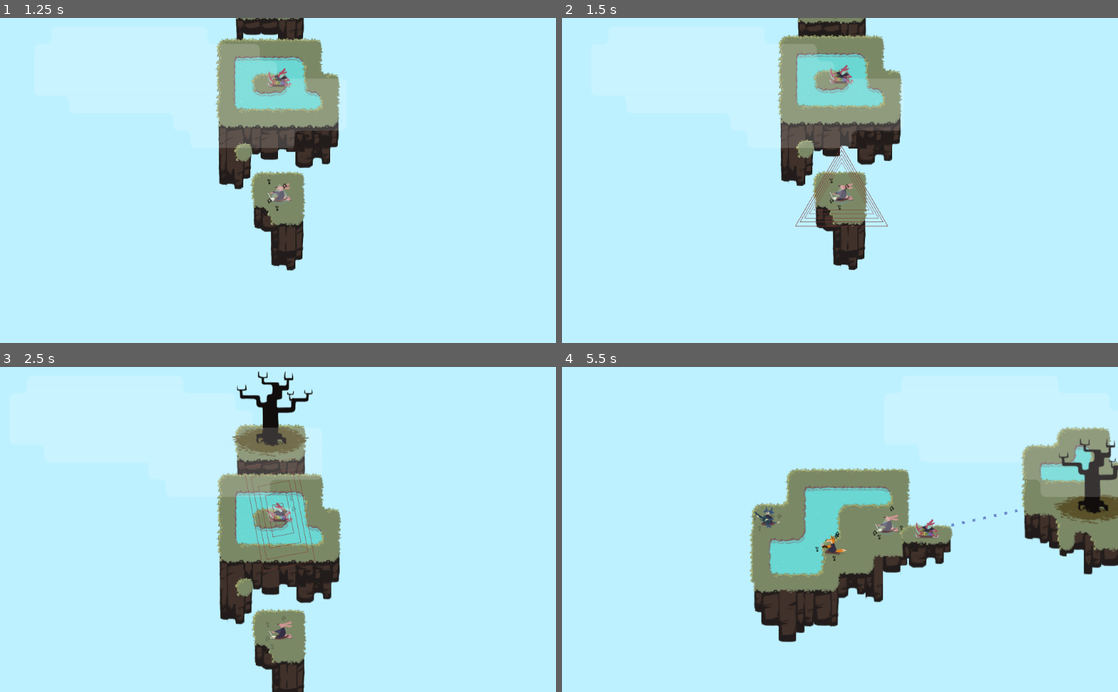
Above: before the commit, frames 1-4 (two rows, left to right).
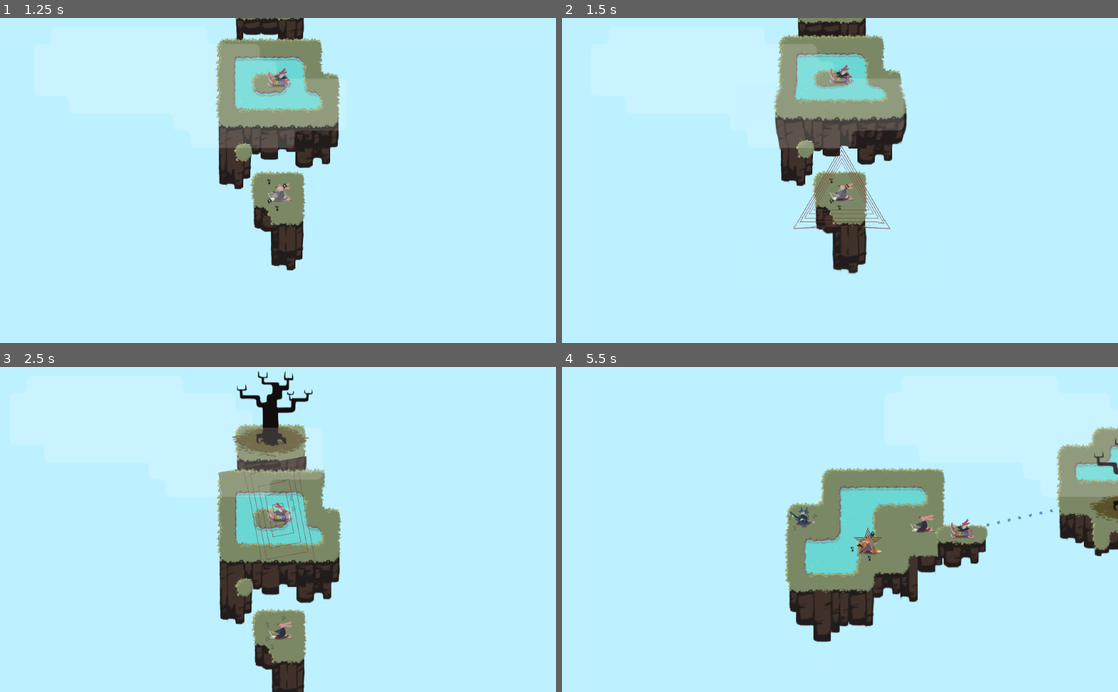
Above: after the commit, the same moments.

Repository: uspgamedev/skyjammers
Game: Godot game, scene res://menus/stage-selector/main.tscn
Same seed, same stepped clock (60 frames per second), same inputs: the game is played once before the commit and once after it. Sound files missing from this copy of the repository are replaced by a short silence.
Inputs:
- Up to frame 1 (1.25 s): click "Baby's Steps" at 0.5 s
- Up to frame 2 (1.5 s): hold Space (action_play) from 1.28 s (still down)
- Up to frame 3 (2.5 s): release Space (action_play) at 2.03 s; tap Space (action_play) at 2.1 s
- Up to frame 4 (5.5 s): hold Space (action_play) 2.78-3.5 s; click "Stage 01" at 3.5 s; tap Space (action_play) at 4.35 s; hold Space (action_play) from 5.03 s (still down)

Frame 1 is identical in both runs. In frame 2, 1.6% of the frame differs, in the area x 38-63%, y 20-79%; in frame 3, 0.4%; in frame 4, 17%, in the area x 33-100%, y 18-85%.

Commit message:
First steps towards GREATNESS

Diff:
--- a/game/Instruments/Instrument.tscn
+++ b/game/Instruments/Instrument.tscn
@@ -1,14 +1,16 @@
-[gd_scene load_steps=17 format=2]
+[gd_scene load_steps=21 format=2]
 
 [ext_resource path="res://Instruments/Instrument.gd" type="Script" id=1]
 [ext_resource path="res://assets/img/circle.png" type="Texture" id=2]
 [ext_resource path="res://assets/img/cat-chara-bass.png" type="Texture" id=3]
 [ext_resource path="res://Instruments/Bass/BassWaveShape.gd" type="Script" id=4]
-[ext_resource path="res://assets/sound/bass_riff.wav" type="AudioStream" id=5]
-[ext_resource path="res://assets/sound/bass_riff2.wav" type="AudioStream" id=6]
-[ext_resource path="res://assets/sound/bass_sfx.wav" type="AudioStream" id=7]
-[ext_resource path="res://assets/img/note-particle0.png" type="Texture" id=8]
-[ext_resource path="res://assets/img/note-particle1.png" type="Texture" id=9]
+[ext_resource path="res://assets/img/displacement.png" type="Texture" id=5]
+[ext_resource path="res://assets/img/pixel.png" type="Texture" id=6]
+[ext_resource path="res://assets/sound/bass_riff.wav" type="AudioStream" id=7]
+[ext_resource path="res://assets/sound/bass_riff2.wav" type="AudioStream" id=8]
+[ext_resource path="res://assets/sound/bass_sfx.wav" type="AudioStream" id=9]
+[ext_resource path="res://assets/img/note-particle0.png" type="Texture" id=10]
+[ext_resource path="res://assets/img/note-particle1.png" type="Texture" id=11]
 
 [sub_resource type="Animation" id=1]
 
@@ -68,6 +70,31 @@
 
 custom_solver_bias = 0.0
 radius = 10.0
+
+[sub_resource type="Shader" id=8]
+
+code = "shader_type canvas_item;
+
+uniform sampler2D displacement;
+
+void fragment(){
+	vec4 displacementPixel = texture(displacement, SCREEN_UV);
+	vec2 pos = SCREEN_UV;
+	pos.x += (displacementPixel.r * 2.0 - 1.0) * 0.025 * displacementPixel.a;
+	pos.y += (displacementPixel.g * 2.0 - 1.0) * 0.025 * displacementPixel.a;
+
+	vec4 pixel = texture(SCREEN_TEXTURE, pos);
+
+	COLOR = pixel;
+}
+"
+
+[sub_resource type="ShaderMaterial" id=9]
+
+render_priority = 0
+shader = SubResource( 8 )
+shader_param/displacement = ExtResource( 5 )
+_sections_unfolded = [ "shader_param" ]
 
 [sub_resource type="Gradient" id=5]
 
@@ -120,7 +147,7 @@
 anim_loop = false
 _sections_unfolded = [ "Angle", "Angular Velocity", "Animation", "Color", "Damping", "Emission Shape", "Flags", "Gravity", "Hue Variation", "Initial Velocity", "Linear Accel", "Orbit Velocity", "Radial Accel", "Resource", "Scale", "Spread", "Tangential Accel", "Trail" ]
 
-[node name="Instrument" type="KinematicBody2D" groups=[
+[node name="Instrument" type="KinematicBody2D" index="0" groups=[
 "bards",
 ]]
 
@@ -130,8 +157,8 @@
 collision/safe_margin = 0.08
 script = ExtResource( 1 )
 _sections_unfolded = [ "Transform" ]
-growth = 12.0
-duration = 0.3
+growth = 20.0
+duration = 5.0
 frequency = 3.0
 
 [node name="Sprite2" type="Sprite" parent="." index="0"]
@@ -179,9 +206,30 @@
 shape = SubResource( 4 )
 script = ExtResource( 4 )
 
+[node name="TextureRect" type="TextureRect" parent="SoundWaveShape" index="0"]
+
+material = SubResource( 9 )
+anchor_left = 0.0
+anchor_top = 0.0
+anchor_right = 0.0
+anchor_bottom = 0.0
+margin_left = -20.0
+margin_top = -20.0
+margin_right = 20.0
+margin_bottom = 20.0
+rect_pivot_offset = Vector2( 0, 0 )
+mouse_filter = 1
+mouse_default_cursor_shape = 0
+size_flags_horizontal = 1
+size_flags_vertical = 1
+texture = ExtResource( 6 )
+expand = true
+stretch_mode = 0
+_sections_unfolded = [ "Material", "Rect" ]
+
 [node name="Riff0" type="AudioStreamPlayer2D" parent="." index="5"]
 
-stream = ExtResource( 5 )
+stream = ExtResource( 7 )
 volume_db = -15.0
 autoplay = false
 max_distance = 800.0
--- a/game/stages/base.tscn
+++ b/game/stages/base.tscn
@@ -74,7 +74,7 @@
 shader_param/factor = 0.0
 _sections_unfolded = [ "shader_param" ]
 
-[node name="Stage" type="Node2D" index="0"]
+[node name="Stage" type="Node2D"]
 
 script = ExtResource( 1 )
 _sections_unfolded = [ "Pause", "Transform" ]
Not shown: 4 places in game/Instruments/Instrument.tscn that only renumber resources
Binary file added: game/assets/img/displacement.png
Not shown, added: game/assets/img/displacement.png.import
